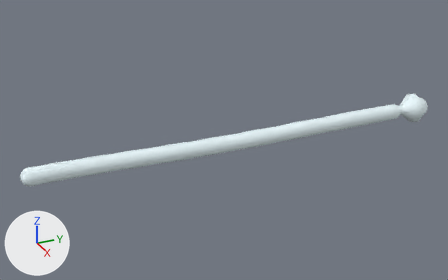
The FBX model Assets/HelloPico2/Data/Model/Prop/LightBeamChainAnim.fbx, before and after one commit.
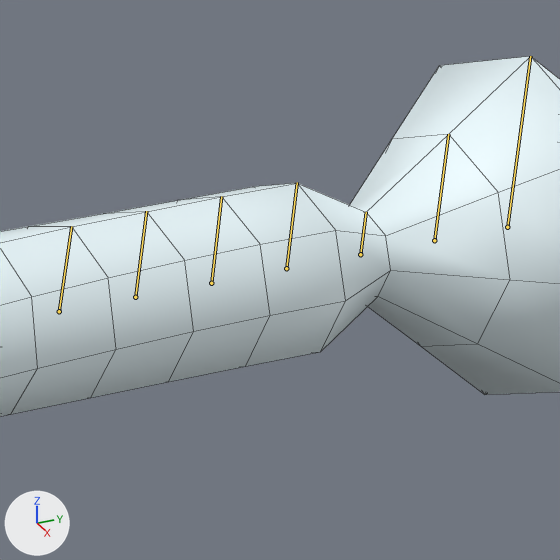
Old and new are each drawn whole from a 50 mm camera at (0.5836, -0.5401, 0.2964) aimed at (-0.0117, -0.2722, -0.0012) and again close up on the part from 82% to 93% of the width and 32% to 49% of the height. The lights are fixed; the arrows at lower left show +X, +Y and +Z. Both versions are drawn at frame 85 of the action 'Take 001'; the numbers are the values there. The bones that bend it are drawn over the model as lines in the close-ups. The close-ups show mesh edges as thin lines.

Objects in the first close-up: 'LightBeamChainMesh'.
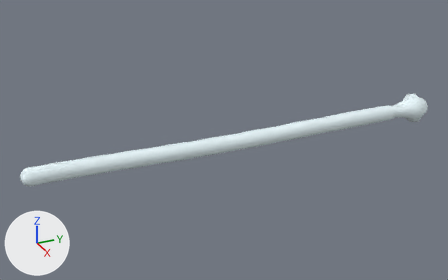
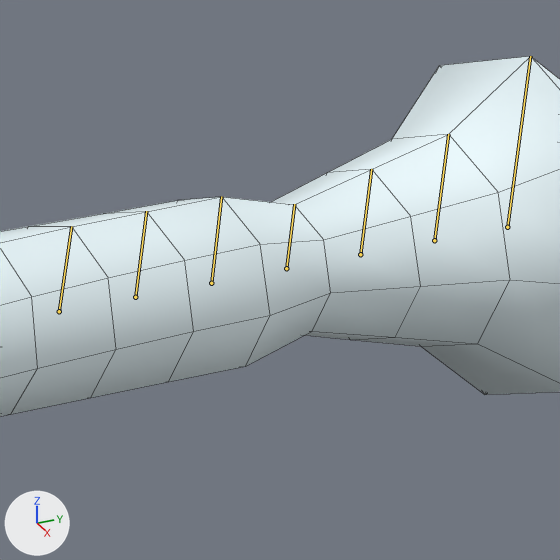
Scene script edits in JSON lines:
```json
{"block": "bone_joint4", "where": "bone_joint4 = bpy.data.objects['LightBeamChainList'].pose.bones['joint4']  # child of 'joint3'"}
{"op": "set", "path": "bone_joint4.scale", "old": "(0.5, 0.5, 1.0)", "new": "(1.0, 1.0, 1.0)"}
{"block": "bone_joint5", "where": "bone_joint5 = bpy.data.objects['LightBeamChainList'].pose.bones['joint5']  # child of 'joint4'"}
{"op": "set", "path": "bone_joint5.scale", "old": "(1.0, 1.0, 1.0)", "new": "(0.75, 0.75, 1.0)"}
```

Pixel boxes [x1, y1, x2, y2] of what changed, in the close-ups (560 x 560 px):
```json
{"object": "LightBeamChainMesh", "change": "posed", "before": [0, 56, 560, 417], "after": [0, 56, 560, 417]}
{"bone": "joint4", "before": "(360, 254) to (366, 212)", "after": "(360, 254) to (371, 169)"}
{"bone": "joint5", "before": "(286, 268) to (297, 182)", "after": "(286, 268) to (294, 204)"}
```
